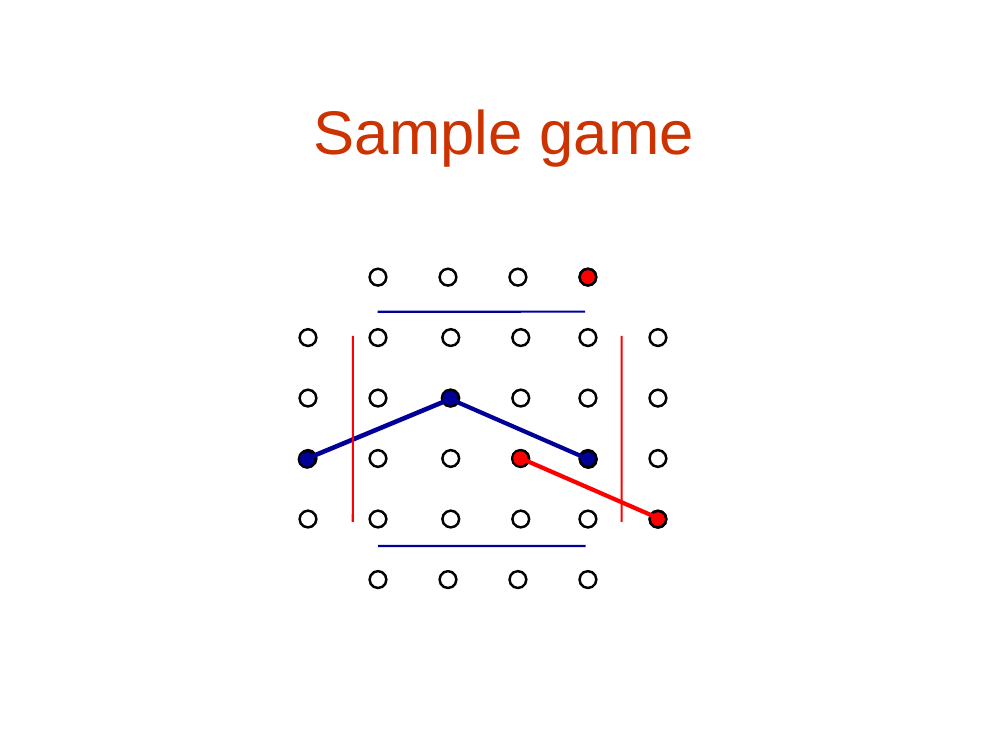
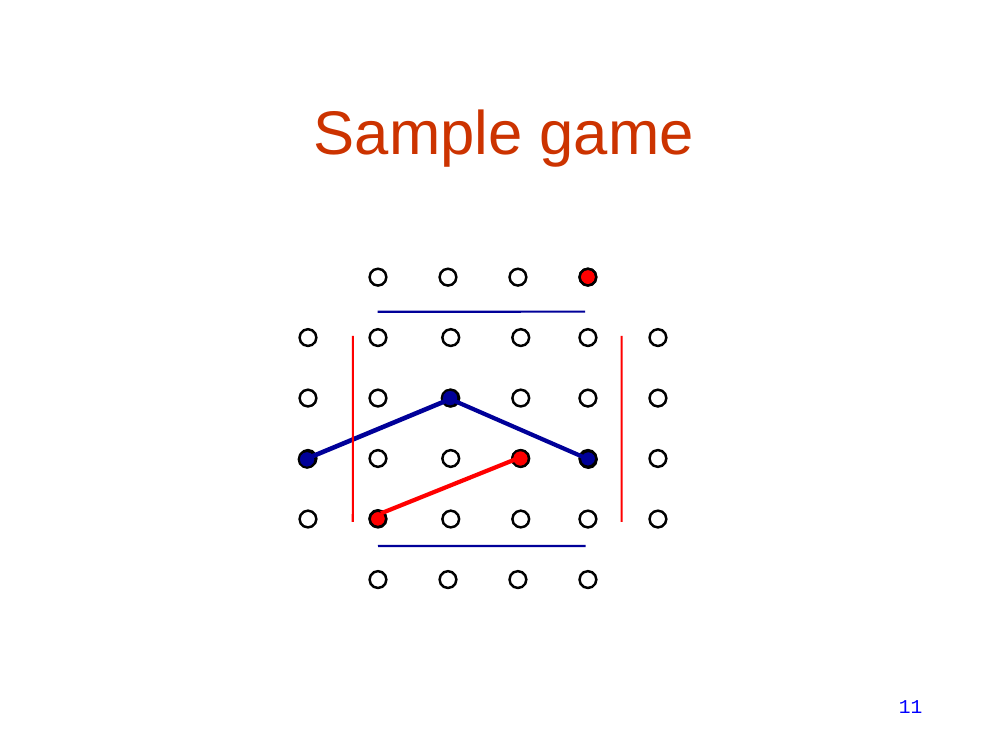
Before and after one commit to lasersox/twixt, a slide deck: slide 11 of docs/twixt_presentation.ppt (slide 12 before the commit). Drawn at 1008x756 pixels with LibreOffice and Linux fonts; fonts in the diff are those of the drawing. Boxes give left, top, right and bottom in pixels: in the first picture for what was removed or moved away, otherwise in the second. Text is boxed around its words. In the diff, an @@ line names an element or a change of style, - is before the commit and + after.

```diff
--- a/docs/twixt_presentation.ppt
+++ b/docs/twixt_presentation.ppt
@@ line moved from (523, 460) - (660, 519) to (520, 458) - (381, 513) @@
@@ ellipse: place and size @@
-ellipse at bbox=[649, 511, 666, 528]
+ellipse at bbox=[369, 510, 386, 527]
@@ page number added at bbox=[899, 700, 923, 713], 14 pt, text #0000FF @@
+11
```
Also in this commit, not shown: 20 other slides changed, 12 slides added, 2 slides removed, 1 other file.
